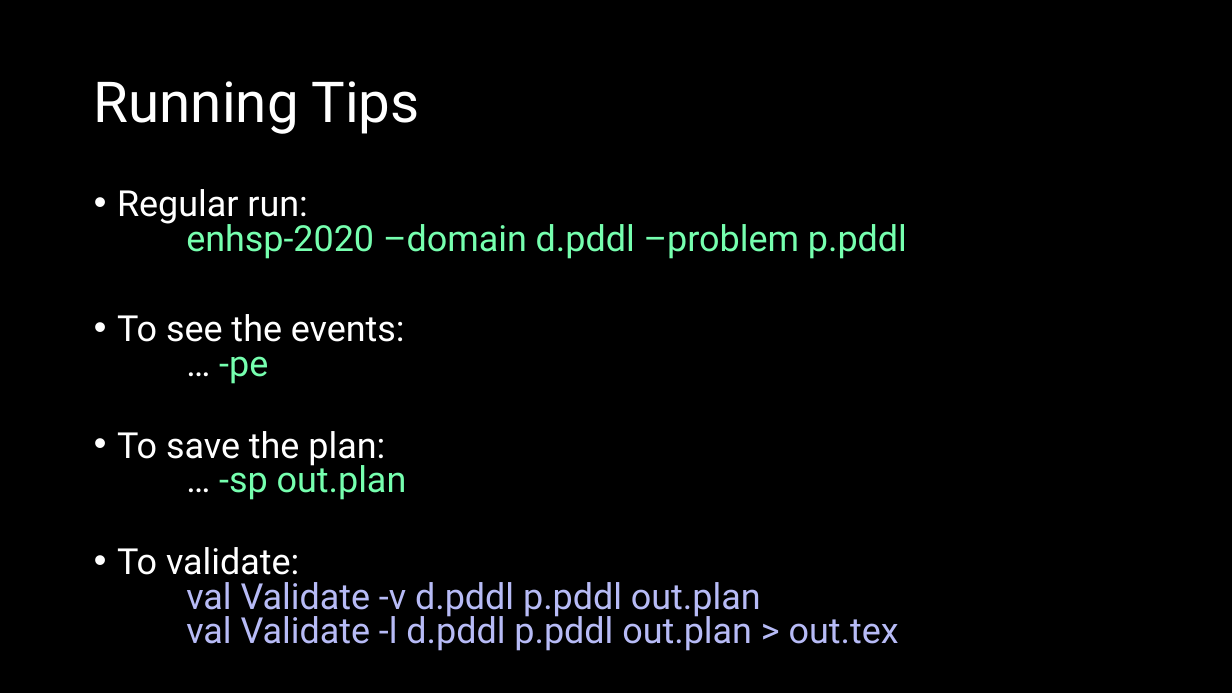
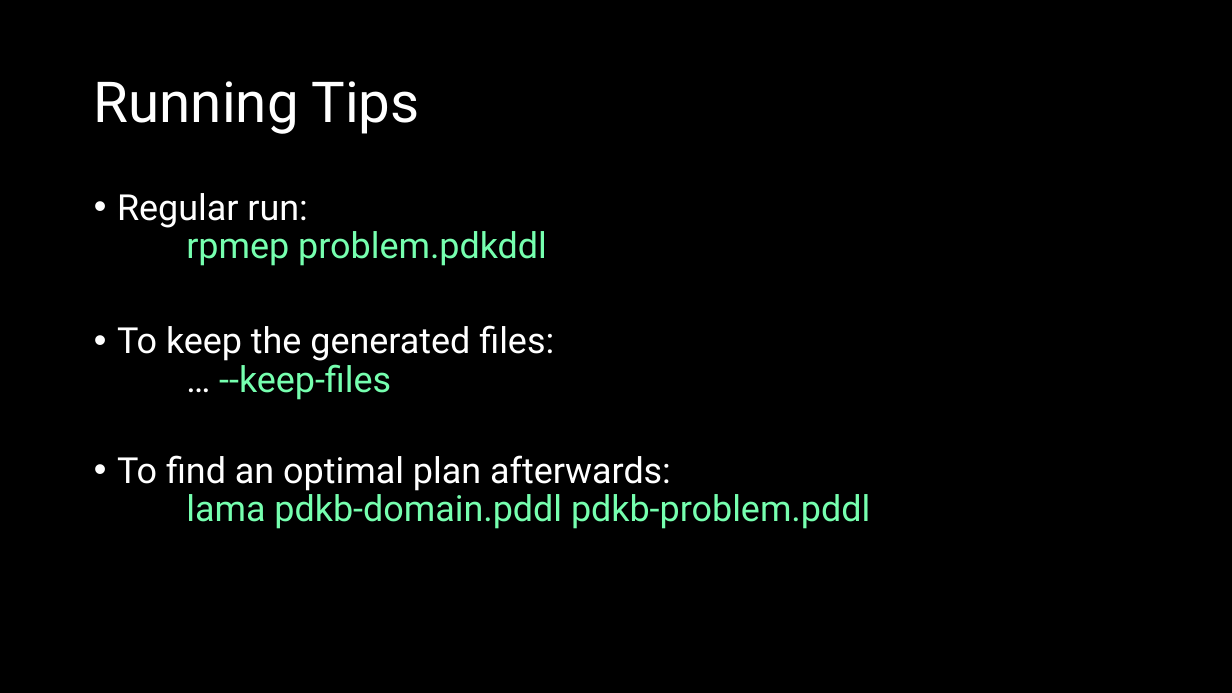
Before and after one commit to AI-Planning/modeling-in-pddl, a slide deck: slide 7 of exercises/cisc-813/epistemic/slides.pptx (slide 8 before the commit). Drawn at 1232x693 pixels with LibreOffice and Linux fonts; fonts in the diff are those of the drawing. Boxes give left, top, right and bottom in pixels: in the first picture for what was removed or moved away, otherwise in the second. Text is boxed around its words. In the diff, an @@ line names an element or a change of style, - is before the commit and + after.

```diff
--- a/exercises/cisc-813/epistemic/slides.pptx
+++ b/exercises/cisc-813/epistemic/slides.pptx
@@ text at [117,193,870,529]: text changed; text colour #B7BBF6 to #76FFAF @@
-• Regular run:
-  enhsp-2020 –domain d.pddl –problem p.pddl
-• To see the events:
-  … -pe
-• To save the plan:
-  … -sp out.plan
-• To validate:
-  val Validate -v d.pddl p.pddl out.plan
-  val Validate -l d.pddl p.pddl out.plan > out.tex
+• Regular run:
+  rpmep problem.pdkddl
+• To keep the generated files:
+  … --keep-files
+• To find an optimal plan afterwards:
+  lama pdkb-domain.pddl pdkb-problem.pddl
```
Also in this commit, not shown: 7 other slides changed, 9 slides added, 10 slides removed.
